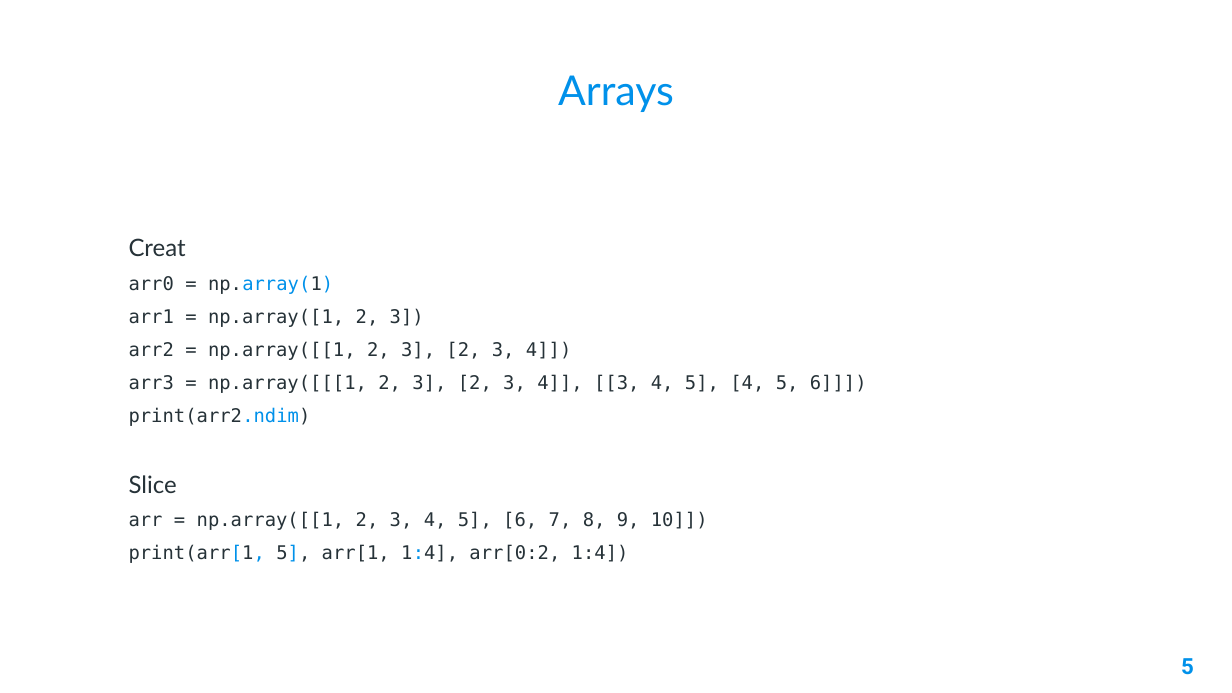
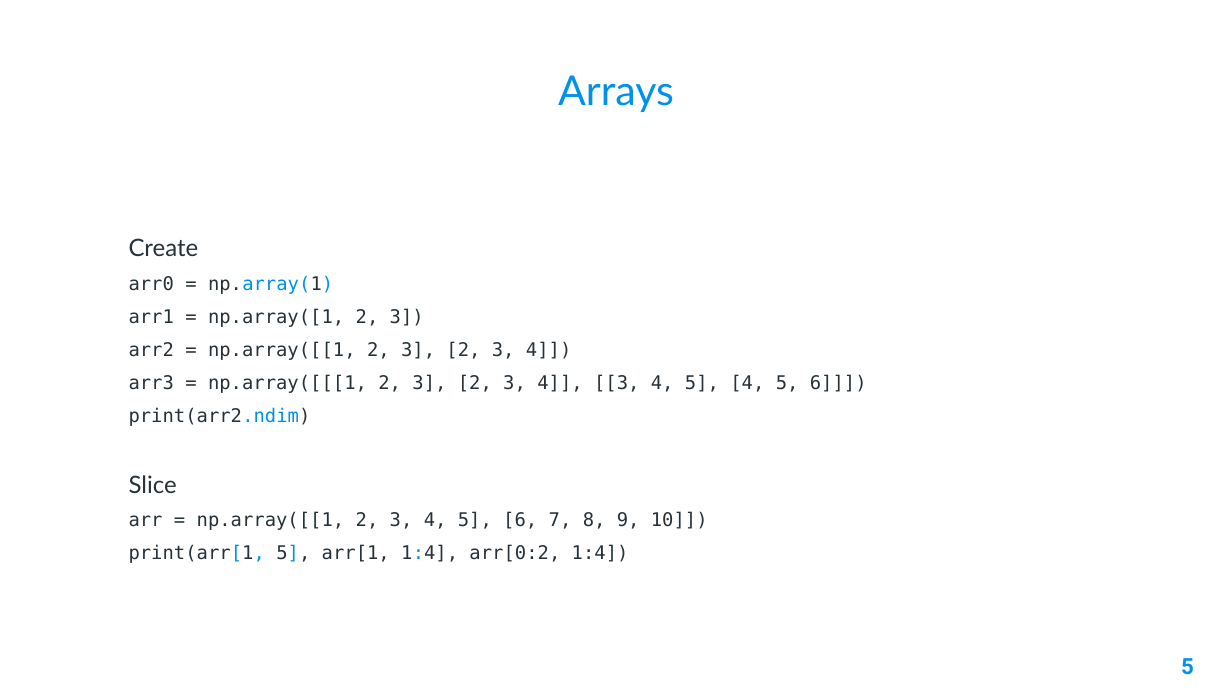
Before and after one commit to AleeRezaa/learn-python, a slide deck: slide 5 of 2 Data Science.pptx. Drawn at 1232x693 pixels with LibreOffice and Linux fonts; fonts in the diff are those of the drawing; background and template pictures are left out. Boxes give left, top, right and bottom in pixels: in the first picture for what was removed or moved away, otherwise in the second. Text is boxed around its words. In the diff, an @@ line names an element or a change of style, - is before the commit and + after.

```diff
--- a/2 Data Science.pptx
+++ b/2 Data Science.pptx
@@ text at (129, 238, 199, 256): text changed @@
-Creat
+Create
```
Also in this commit, not shown: 1 slide added.
